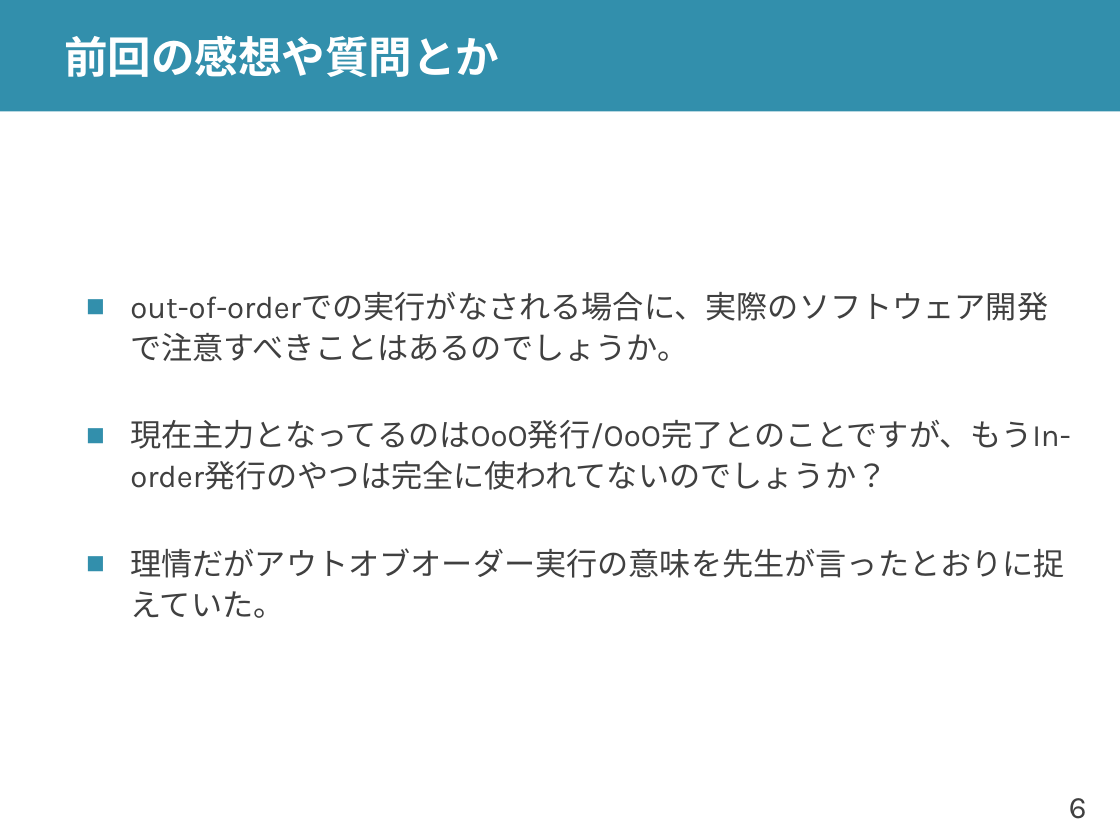
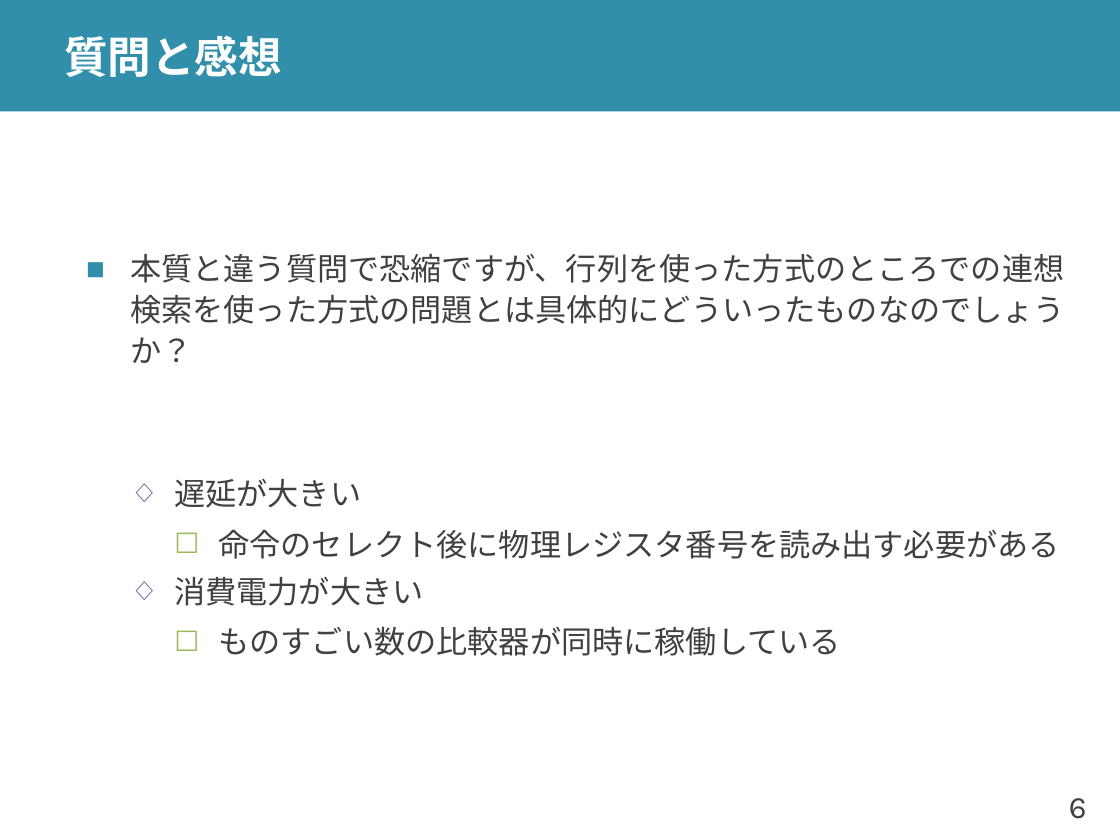
Before and after one commit to shioyadan/advanced-computer-organization, a slide deck: slide 6 of aco-shioya-10.pptx. Drawn at 1120x840 pixels with LibreOffice and Linux fonts; fonts in the diff are those of the drawing. Boxes give left, top, right and bottom in pixels: in the first picture for what was removed or moved away, otherwise in the second. Text is boxed around its words. In the diff, an @@ line names an element or a change of style, - is before the commit and + after.

```diff
--- a/aco-shioya-10.pptx
+++ b/aco-shioya-10.pptx
@@ title at [64,35,282,77]: text changed @@
-前回の感想や質問とか
+質問と感想
@@ text at [130,253,1065,656]: text changed @@
-■ out-of-orderでの実行がなされる場合に、実際のソフトウェア開発で注意すべきことはあるのでしょうか。
-■ 現在主力となってるのはOoO発行/OoO完了とのことですが、もうIn-order発行のやつは完全に使われてないのでしょうか？
-■ 理情だがアウトオブオーダー実行の意味を先生が言ったとおりに捉えていた。
+■ 本質と違う質問で恐縮ですが、行列を使った方式のところでの連想検索を使った方式の問題とは具体的にどういったものなのでしょうか？
+  ◇ 遅延が大きい
+    ☐ 命令のセレクト後に物理レジスタ番号を読み出す必要がある
+  ◇ 消費電力が大きい
+    ☐ ものすごい数の比較器が同時に稼働している
```
Also in this commit, not shown: 28 other slides changed, 16 slides added, 16 slides removed, 2 other files.
